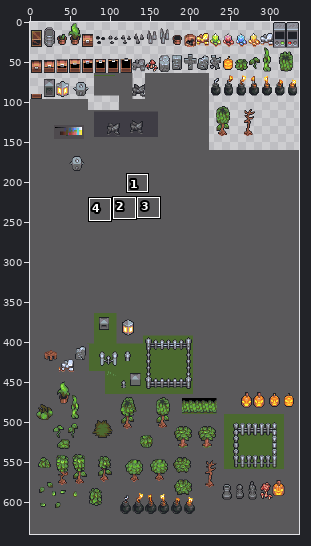
File history of a sprite sheet, res/objset.png. The picture above shows the old version from afar; the outline marks the close-up.
Close-up. First the earlier version:
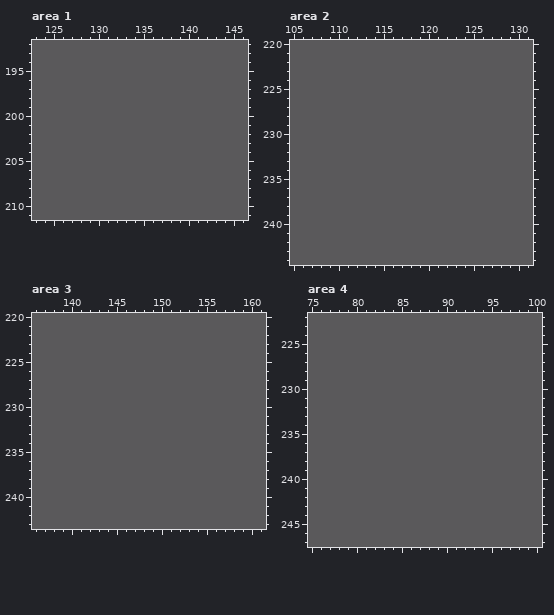
The file is 336x640 pixels. Colours within 5 levels of each other are drawn and written as one. Shown: area 1: x 123..146, y 192..211; area 2: x 105..131, y 220..244; area 3: x 136..161, y 220..243; area 4: x 75..100, y 222..247. The commit also changed other parts of the picture, which this record leaves out.
New version:
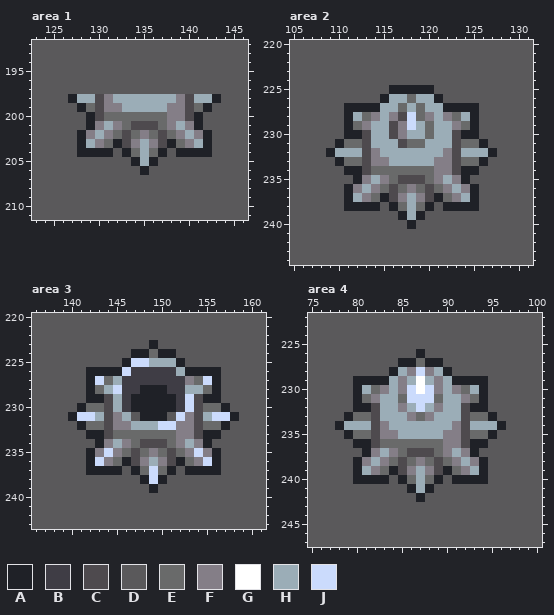
Palette (. is transparent): A #1f2127  B #3f3d45  C #4e4a4e  D #5a595b  E #696a6a  F #847e87  G #ffffff  H #9badb7  J #cbdbfc
The edit:
--- area 1
@@ x 123..146 @@
 197 DDDDDDDDDDDDDDDDDDDDDDDD
-198 DDDDDDDDDDDDDDDDDDDDDDDD
-199 DDDDDDDDDDDDDDDDDDDDDDDD
-200 DDDDDDDDDDDDDDDDDDDDDDDD
-201 DDDDDDDDDDDDDDDDDDDDDDDD
-202 DDDDDDDDDDDDDDDDDDDDDDDD
-203 DDDDDDDDDDDDDDDDDDDDDDDD
-204 DDDDDDDDDDDDDDDDDDDDDDDD
-205 DDDDDDDDDDDDDDDDDDDDDDDD
-206 DDDDDDDDDDDDDDDDDDDDDDDD
+198 DDDDAHHCFHHHHHHHFCHHADDD
+199 DDDDDAECFFHHHHHFFCEADDDD
+200 DDDDDDACEEEEEEEFFCADDDDD
+201 DDDDDDAFHFECCCEFHFADDDDD
+202 DDDDDAFHFECEFECEFHFADDDD
+203 DDDDDAHFEACFHFCAEFHADDDD
+204 DDDDDAAAADAEHEADAAAADDDD
+205 DDDDDDDDDDDAHADDDDDDDDDD
+206 DDDDDDDDDDDDADDDDDDDDDDD
 207 DDDDDDDDDDDDDDDDDDDDDDDD
--- area 2
@@ x 105..131 @@
 224 DDDDDDDDDDDDDDDDDDDDDDDDDDD
-225 DDDDDDDDDDDDDDDDDDDDDDDDDDD
-226 DDDDDDDDDDDDDDDDDDDDDDDDDDD
-227 DDDDDDDDDDDDDDDDDDDDDDDDDDD
-228 DDDDDDDDDDDDDDDDDDDDDDDDDDD
-229 DDDDDDDDDDDDDDDDDDDDDDDDDDD
-230 DDDDDDDDDDDDDDDDDDDDDDDDDDD
-231 DDDDDDDDDDDDDDDDDDDDDDDDDDD
-232 DDDDDDDDDDDDDDDDDDDDDDDDDDD
-233 DDDDDDDDDDDDDDDDDDDDDDDDDDD
-234 DDDDDDDDDDDDDDDDDDDDDDDDDDD
-235 DDDDDDDDDDDDDDDDDDDDDDDDDDD
-236 DDDDDDDDDDDDDDDDDDDDDDDDDDD
-237 DDDDDDDDDDDDDDDDDDDDDDDDDDD
-238 DDDDDDDDDDDDDDDDDDDDDDDDDDD
-239 DDDDDDDDDDDDDDDDDDDDDDDDDDD
-240 DDDDDDDDDDDDDDDDDDDDDDDDDDD
+225 DDDDDDDDDDDAAAAADDDDDDDDDDD
+226 DDDDDDDDDDAHHEHHADDDDDDDDDD
+227 DDDDDDAAAAHHEHEHHAAAADDDDDD
+228 DDDDDDAHEFHFCJEFHFEHADDDDDD
+229 DDDDDDAEFHHCFJHEHHFEADDDDDD
+230 DDDDDDAACHHCFHHEHHCAADDDDDD
+231 DDDDDAEECHHHCEEHHHCEEADDDDD
+232 DDDDAHHHCFHHHHHHHFCHHHADDDD
+233 DDDDDAEECFFHHHHHFFCEEADDDDD
+234 DDDDDDAACEEEEEEEFFCAADDDDDD
+235 DDDDDDDAFHFECCCEFHFADDDDDDD
+236 DDDDDDAFHFECEFECEFHFADDDDDD
+237 DDDDDDAHFEACFHFCAEFHADDDDDD
+238 DDDDDDAAAADAEHEADAAAADDDDDD
+239 DDDDDDDDDDDDAHADDDDDDDDDDDD
+240 DDDDDDDDDDDDDADDDDDDDDDDDDD
 241 DDDDDDDDDDDDDDDDDDDDDDDDDDD
--- area 3
@@ x 136..161 @@
 222 DDDDDDDDDDDDDDDDDDDDDDDDDD
-223 DDDDDDDDDDDDDDDDDDDDDDDDDD
-224 DDDDDDDDDDDDDDDDDDDDDDDDDD
-225 DDDDDDDDDDDDDDDDDDDDDDDDDD
-226 DDDDDDDDDDDDDDDDDDDDDDDDDD
-227 DDDDDDDDDDDDDDDDDDDDDDDDDD
-228 DDDDDDDDDDDDDDDDDDDDDDDDDD
-229 DDDDDDDDDDDDDDDDDDDDDDDDDD
-230 DDDDDDDDDDDDDDDDDDDDDDDDDD
-231 DDDDDDDDDDDDDDDDDDDDDDDDDD
-232 DDDDDDDDDDDDDDDDDDDDDDDDDD
-233 DDDDDDDDDDDDDDDDDDDDDDDDDD
-234 DDDDDDDDDDDDDDDDDDDDDDDDDD
-235 DDDDDDDDDDDDDDDDDDDDDDDDDD
-236 DDDDDDDDDDDDDDDDDDDDDDDDDD
-237 DDDDDDDDDDDDDDDDDDDDDDDDDD
-238 DDDDDDDDDDDDDDDDDDDDDDDDDD
-239 DDDDDDDDDDDDDDDDDDDDDDDDDD
+223 DDDDDDDDDDDDDADDDDDDDDDDDD
+224 DDDDDDDDDDDAAEAADDDDDDDDDD
+225 DDDDDDDDDDAJJHHHADDDDDDDDD
+226 DDDDDDAAAAJBBBBBHAAAADDDDD
+227 DDDDDDAJEHBBBBBBBFEJADDDDD
+228 DDDDDDAEHJBBAAABBHHEADDDDD
+229 DDDDDDAACHBAAAAABJCAADDDDD
+230 DDDDDAEECHBAAAAABJCEEADDDD
+231 DDDDAJJHCFHDAAADJFCHJJADDD
+232 DDDDDAEECFFHHHJJFFCEEADDDD
+233 DDDDDDAACEEEEEEEFFCAADDDDD
+234 DDDDDDDAFHFECCCEFHFADDDDDD
+235 DDDDDDAFJFECEFECEFJFADDDDD
+236 DDDDDDAJFEACFHFCAEFJADDDDD
+237 DDDDDDAAAADAEJEADAAAADDDDD
+238 DDDDDDDDDDDDAJADDDDDDDDDDD
+239 DDDDDDDDDDDDDADDDDDDDDDDDD
 240 DDDDDDDDDDDDDDDDDDDDDDDDDD
--- area 4
@@ x 75..100 @@
 225 DDDDDDDDDDDDDDDDDDDDDDDDDD
-226 DDDDDDDDDDDDDDDDDDDDDDDDDD
-227 DDDDDDDDDDDDDDDDDDDDDDDDDD
-228 DDDDDDDDDDDDDDDDDDDDDDDDDD
-229 DDDDDDDDDDDDDDDDDDDDDDDDDD
-230 DDDDDDDDDDDDDDDDDDDDDDDDDD
-231 DDDDDDDDDDDDDDDDDDDDDDDDDD
-232 DDDDDDDDDDDDDDDDDDDDDDDDDD
-233 DDDDDDDDDDDDDDDDDDDDDDDDDD
-234 DDDDDDDDDDDDDDDDDDDDDDDDDD
-235 DDDDDDDDDDDDDDDDDDDDDDDDDD
-236 DDDDDDDDDDDDDDDDDDDDDDDDDD
-237 DDDDDDDDDDDDDDDDDDDDDDDDDD
-238 DDDDDDDDDDDDDDDDDDDDDDDDDD
-239 DDDDDDDDDDDDDDDDDDDDDDDDDD
-240 DDDDDDDDDDDDDDDDDDDDDDDDDD
-241 DDDDDDDDDDDDDDDDDDDDDDDDDD
-242 DDDDDDDDDDDDDDDDDDDDDDDDDD
+226 DDDDDDDDDDDDADDDDDDDDDDDDD
+227 DDDDDDDDDDAAEAADDDDDDDDDDD
+228 DDDDDDDDDAHFJFHADDDDDDDDDD
+229 DDDDDAAAAHFHGHFHAAAADDDDDD
+230 DDDDDAHEFHFJGJFHFEHADDDDDD
+231 DDDDDAEFHHEJJJEHHFEADDDDDD
+232 DDDDDAACHHFHJHFHHCAADDDDDD
+233 DDDDAEECHHHFEFHHHCEEADDDDD
+234 DDDAHHHCFHHHHHHHFCHHHADDDD
+235 DDDDAEECFFHHHHHFFCEEADDDDD
+236 DDDDDAACEEEEEEEFFCAADDDDDD
+237 DDDDDDAFHFECCCEFHFADDDDDDD
+238 DDDDDAFHFECEFECEFHFADDDDDD
+239 DDDDDAHFEACFHFCAEFHADDDDDD
+240 DDDDDAAAADAEHEADAAAADDDDDD
+241 DDDDDDDDDDDAHADDDDDDDDDDDD
+242 DDDDDDDDDDDDADDDDDDDDDDDDD
 243 DDDDDDDDDDDDDDDDDDDDDDDDDD
Boxes around the changes in both close-ups, in picture pixels (x1, y1, x2, y2):
changed: (68, 94, 221, 175)
changed: (326, 85, 497, 229)
changed: (68, 340, 239, 493)
changed: (335, 349, 506, 502)
